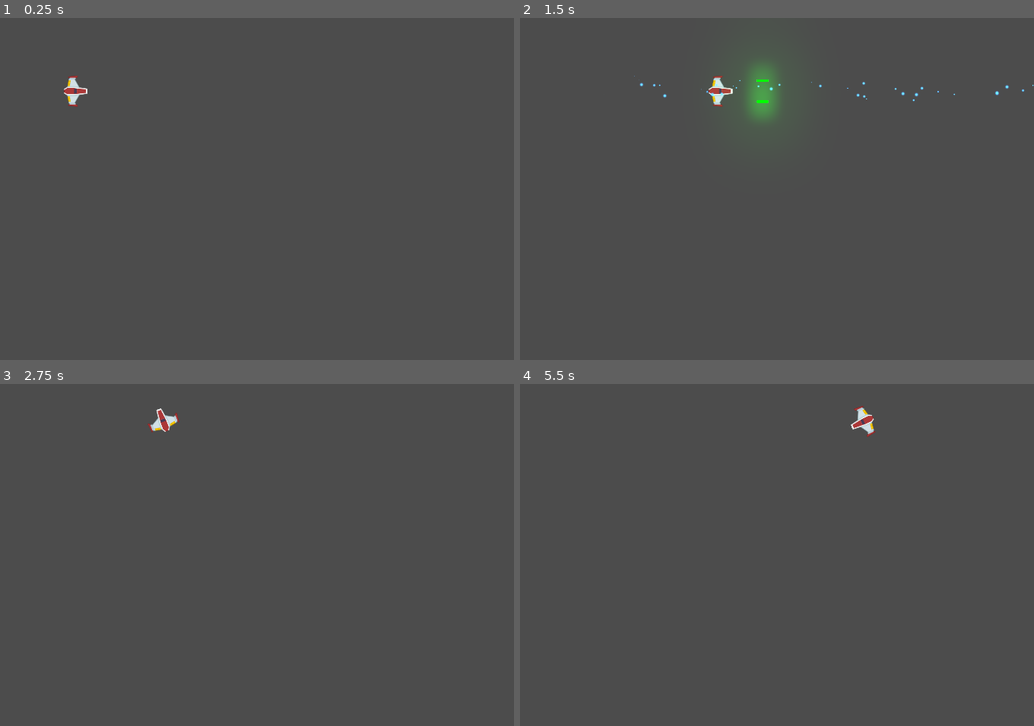
Above: before the commit, frames 1-4 (two rows, left to right).
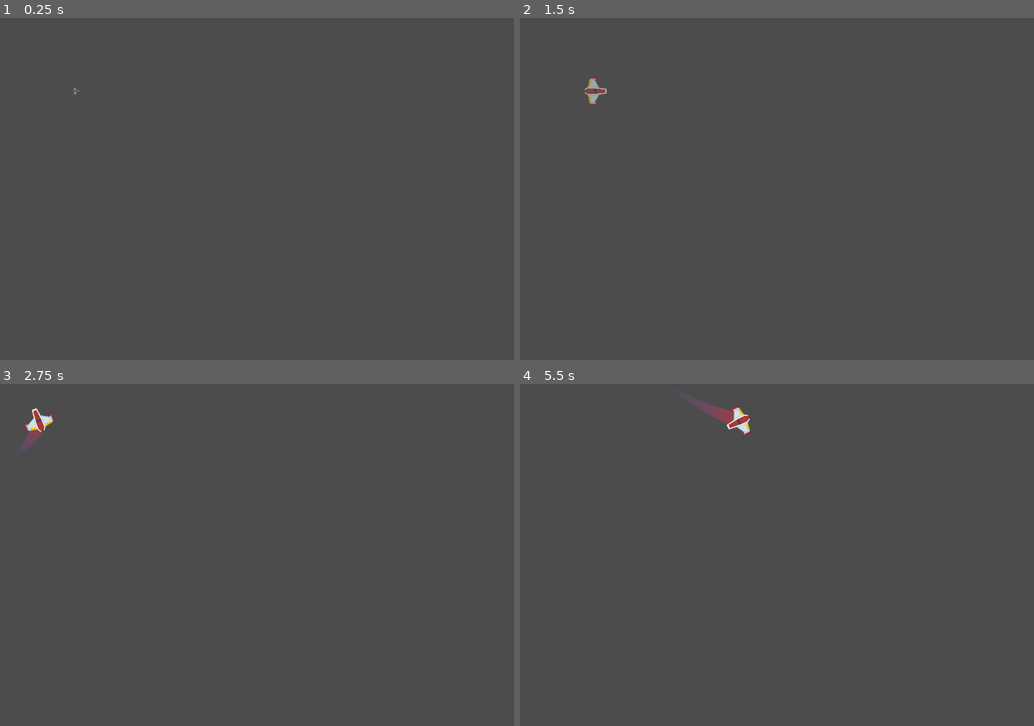
Above: after the commit, the same moments.

Repository: Matias-Barboza/Meteoritos_PixelLab_Nivel3
Game: Godot game, scene res://Juego/Niveles/NivelTest.tscn
Same seed, same stepped clock (60 frames per second), same inputs: the game is played once before the commit and once after it. The project has no main scene, so this scene is started directly.
Inputs (mouse positions are in pixels of both pictures, inside the frame that each line leads up to):
- Up to frame 1 (0.25 s): no input
- Up to frame 2 (1.5 s): move the mouse to (864, 171) at 0.52 s; hold W (mover_adelante) 0.53-1.28 s; hold Right mouse button (disparo_laser) 0.53-1.28 s; move the mouse to (607, 206) at 1.27 s; hold S (mover_atras) from 1.28 s (still down); click (607, 206) at 1.35 s
- Up to frame 3 (2.75 s): move the mouse to (272, 479) at 2.02 s; release S (mover_atras) at 2.03 s; hold W (mover_adelante) from 2.03 s (still down); hold D (rotar_antihorario) from 2.03 s (still down)
- Up to frame 4 (5.5 s): move the mouse to (699, 623) at 2.77 s; release D (rotar_antihorario) at 2.78 s; tap A (rotar_horario) at 2.85 s; tap Enter at 3.5, 5 s; move the mouse to (910, 606) at 3.52 s; release W (mover_adelante) at 3.53 s; hold Right mouse button (disparo_laser) 3.53-4.28 s; hold S (mover_atras) from 3.53 s (still down); tap Space at 4.25 s; move the mouse to (545, 503) at 4.27 s; click (545, 503) at 4.35 s; move the mouse to (761, 555) at 5.02 s; hold D (rotar_antihorario) from 5.03 s (still down)

The runs differ from the first frame. In frame 1, 0.2% of the frame differs, in the area x 12-18%, y 16-26%; in frame 2, 1.6%, in the area x 12-100%, y 12-31%; in frame 3, 0.5%; in frame 4, 0.6%.

Commit message:
Animaciones default y spawn

Diff:
--- /dev/null
+++ b/Juego/Naves/Player/Motor/SFXMotor.gd
@@ -0,0 +1,41 @@
+class_name Motor
+extends AudioStreamPlayer2D
+
+
+export var tiempo_transicion : float = 0.7
+export var volumen_apagado : float = -30.0
+
+
+var volumen_original : float
+
+
+onready var tween_sonido : Tween = $Tween
+
+
+func _ready() -> void:
+	volumen_original = volume_db
+	volume_db = volumen_apagado
+
+
+func sonido_on():
+	if not playing:
+		play()
+
+	efecto_transicion(volume_db, volumen_original)
+
+
+func sonido_off():
+	efecto_transicion(volume_db, volumen_apagado)
+
+
+func efecto_transicion(desde_vol : float, hasta_vol : float) -> void:
+	tween_sonido.interpolate_property(
+		self,
+		"volume_db",
+		desde_vol,
+		hasta_vol,
+		tiempo_transicion,
+		Tween.TRANS_LINEAR,
+		Tween.EASE_OUT_IN
+	)
+	tween_sonido.start()
--- /dev/null
+++ b/Juego/Naves/Player/Motor/SFXMotor.tscn
@@ -0,0 +1,11 @@
+[gd_scene load_steps=3 format=2]
+
+[ext_resource path="res://Juego/Naves/Player/Motor/motor.ogg" type="AudioStream" id=1]
+[ext_resource path="res://Juego/Naves/Player/Motor/SFXMotor.gd" type="Script" id=2]
+
+[node name="SFXMotor" type="AudioStreamPlayer2D"]
+stream = ExtResource( 1 )
+volume_db = -12.0
+script = ExtResource( 2 )
+
+[node name="Tween" type="Tween" parent="."]
--- a/Juego/Naves/Player/Player.gd
+++ b/Juego/Naves/Player/Player.gd
@@ -1,20 +1,38 @@
 class_name Player
 extends RigidBody2D
+
+
+enum ESTADO {
+	SPAWNEANDO,
+	VIVO,
+	INVULNERABLE,
+	MUERTO
+}
 
 
 #Atributos como export
 export var potencia_motor : int = 30
 export var potencia_rotacion : int = 270
+export var estela_maxima : int = 150
 
 #Atributos
 var empuje : Vector2 = Vector2.ZERO
 var dir_rotacion : int = 0
+var estado_actual  : int = ESTADO.SPAWNEANDO
+
 
 #Atributos onready
 onready var canion : Canion = $Canion
 onready var rayo_laser : RayoLaser = $LaserBeam2D
+onready var estela : Estela = $PuntoInicioEstela/Trail2D
+onready var sfx_motor : AudioStreamPlayer2D = $SFXMotor
+onready var colisionador : CollisionShape2D = $CollisionShape2D
 
 # Métodos
+func _ready() -> void:
+	controlador_estados(estado_actual)
+
+
 func _integrate_forces(state: Physics2DDirectBodyState) -> void:
 
 	apply_central_impulse(empuje.rotated(rotation))
@@ -23,8 +41,31 @@
 
 func _process(delta: float) -> void:
 
+	if not esta_input_activo():
+		return
+
 	player_input()
 
+
+func controlador_estados(nuevo_estado : int) -> void:
+
+	match nuevo_estado:
+		ESTADO.SPAWNEANDO:
+			colisionador.set_deferred("disabled", true)
+			canion.set_puede_disparar(false)
+		ESTADO.VIVO:
+			colisionador.set_deferred("disabled", false)
+			canion.set_puede_disparar(true)
+		ESTADO.INVULNERABLE:
+			colisionador.set_deferred("disabled", true)
+		ESTADO.MUERTO:
+			colisionador.set_deferred("disabled", true)
+			canion.set_puede_disparar(false)
+			queue_free()
+		_:
+			printerr("Error de estado")
+
+	estado_actual = nuevo_estado
 
 func player_input() -> void:
 
@@ -51,7 +92,17 @@
 		canion.set_esta_disparando(false)
 
 
+func esta_input_activo() -> bool:
+
+	if estado_actual in [ESTADO.SPAWNEANDO, ESTADO.MUERTO]:
+		return false
+
+	return true
+
 func _unhandled_input(event: InputEvent) -> void:
+
+	if not esta_input_activo():
+		return
 
 	#Disparo rayo laser
 	if event.is_action_pressed("disparo_laser"):
@@ -59,3 +110,19 @@
 
 	if event.is_action_released("disparo_laser"):
 		rayo_laser.set_is_casting(false)
+
+	#Activado estela
+	if event.is_action_pressed("mover_adelante"):
+		estela.set_max_points(estela_maxima)
+		sfx_motor.sonido_on()
+	elif event.is_action_pressed("mover_atras"):
+		estela.set_max_points(0)
+		sfx_motor.sonido_on()
+
+	if event.is_action_released("mover_adelante") or event.is_action_released("mover_atras"):
+		sfx_motor.sonido_off()
+
+
+func _on_AnimationPlayer_animation_finished(anim_name: String) -> void:
+	if anim_name == "spawn":
+		controlador_estados(ESTADO.VIVO)
--- a/Juego/Naves/Player/Player.tscn
+++ b/Juego/Naves/Player/Player.tscn
@@ -1,13 +1,59 @@
-[gd_scene load_steps=7 format=2]
+[gd_scene load_steps=11 format=2]
 
 [ext_resource path="res://Juego/Naves/Player/player_ship.png" type="Texture" id=1]
 [ext_resource path="res://Juego/Naves/Player/MaterialFisico.tres" type="PhysicsMaterial" id=2]
 [ext_resource path="res://Juego/Naves/Player/Player.gd" type="Script" id=3]
 [ext_resource path="res://Juego/Proyectiles/Canion.tscn" type="PackedScene" id=4]
 [ext_resource path="res://Juego/Proyectiles/Láser/LaserBeam2D.tscn" type="PackedScene" id=5]
+[ext_resource path="res://Juego/Naves/Player/Trail/Trail2D.tscn" type="PackedScene" id=6]
+[ext_resource path="res://Juego/Naves/Player/Motor/SFXMotor.tscn" type="PackedScene" id=7]
 
 [sub_resource type="CircleShape2D" id=1]
 radius = 36.0555
+
+[sub_resource type="Animation" id=2]
+resource_name = "default"
+length = 0.001
+tracks/0/type = "value"
+tracks/0/path = NodePath("Sprite:scale")
+tracks/0/interp = 1
+tracks/0/loop_wrap = true
+tracks/0/imported = false
+tracks/0/enabled = true
+tracks/0/keys = {
+"times": PoolRealArray( 0 ),
+"transitions": PoolRealArray( 1 ),
+"update": 0,
+"values": [ Vector2( 1, 1 ) ]
+}
+
+[sub_resource type="Animation" id=3]
+resource_name = "spawn"
+length = 1.6
+tracks/0/type = "value"
+tracks/0/path = NodePath("Sprite:scale")
+tracks/0/interp = 1
+tracks/0/loop_wrap = true
+tracks/0/imported = false
+tracks/0/enabled = true
+tracks/0/keys = {
+"times": PoolRealArray( 0, 1, 1.3, 1.6 ),
+"transitions": PoolRealArray( 1, 1, 1, 1 ),
+"update": 0,
+"values": [ Vector2( 0, 0 ), Vector2( 1, 1 ), Vector2( 0.8, 0.8 ), Vector2( 1, 1 ) ]
+}
+tracks/1/type = "value"
+tracks/1/path = NodePath("Sprite:self_modulate")
+tracks/1/interp = 1
+tracks/1/loop_wrap = true
+tracks/1/imported = false
+tracks/1/enabled = true
+tracks/1/keys = {
+"times": PoolRealArray( 0, 0.2, 0.4, 0.6, 0.8, 1, 1.2, 1.4, 1.6 ),
+"transitions": PoolRealArray( 1, 1, 1, 1, 1, 1, 1, 1, 1 ),
+"update": 0,
+"values": [ Color( 1, 1, 1, 1 ), Color( 1, 1, 1, 0.215686 ), Color( 1, 1, 1, 1 ), Color( 1, 1, 1, 0.215686 ), Color( 1, 1, 1, 1 ), Color( 1, 1, 1, 0.215686 ), Color( 1, 1, 1, 1 ), Color( 1, 1, 1, 0.215686 ), Color( 1, 1, 1, 1 ) ]
+}
 
 [node name="Player" type="RigidBody2D"]
 z_index = 50
@@ -40,4 +86,24 @@
 [node name="LaserBeam2D" parent="." instance=ExtResource( 5 )]
 position = Vector2( 40, 0 )
 
+[node name="PuntoInicioEstela" type="Position2D" parent="."]
+position = Vector2( -9, 0 )
+
+[node name="Trail2D" parent="PuntoInicioEstela" instance=ExtResource( 6 )]
+points = PoolVector2Array( 0, 0, 60, 0 )
+width = 50.0
+is_emitting = true
+lifetime = 0.6
+max_points = 150
+target_path = NodePath("..")
+
+[node name="SFXMotor" parent="." instance=ExtResource( 7 )]
+
+[node name="AnimationPlayer" type="AnimationPlayer" parent="."]
+autoplay = "spawn"
+anims/default = SubResource( 2 )
+anims/spawn = SubResource( 3 )
+
+[connection signal="animation_finished" from="AnimationPlayer" to="." method="_on_AnimationPlayer_animation_finished"]
+
 [editable path="Canion"]
--- /dev/null
+++ b/Juego/Naves/Player/Trail/Trail2D.gd
@@ -0,0 +1,114 @@
+# Draws a 2D trail using Godot's `Line2D`.
+#
+# Instantiate `Trail2D` as a child of a moving node to use it. To control the color, width curve,
+# texture, or trail width, use parameters from the `Line2D` class.
+tool
+
+class_name Estela
+extends Line2D
+
+export var is_emitting := false setget set_emitting
+
+# Distance in pixels between vertices. A higher resolution leads to more details.
+export var resolution := 5.0
+# Life of each point in seconds before it is deleted.
+export var lifetime := 0.5
+# Maximum number of points allowed on the curve.
+export var max_points := 100 setget set_max_points
+
+# Optional path to the target node to follow. If not set, the instance follows its parent.
+export var target_path: NodePath
+
+var _points_creation_time := []
+var _last_point := Vector2.ZERO
+var _clock := 0.0
+var _offset := 0.0
+
+onready var target: Node2D = get_node_or_null(target_path)
+
+
+func _ready() -> void:
+	if not target:
+		target = get_parent() as Node2D
+
+	if Engine.editor_hint:
+		set_process(false)
+		return
+
+	_offset = position.length()
+	set_as_toplevel(true)
+	clear_points()
+	position = Vector2.ZERO
+	_last_point = to_local(target.global_position) + calculate_offset()
+
+
+func _get_configuration_warning() -> String:
+	var warning := "Missing Target node: assign a Node that extends Node2D in the Target Path or make the Trail a child of a parent that extends Node2D"
+	if target:
+		warning = ""
+	return warning
+
+
+func _process(delta: float) -> void:
+	_clock += delta
+	remove_older()
+
+	if not is_emitting:
+		return
+
+	# Adding new points if necessary.
+	var desired_point := to_local(target.global_position)
+	var distance: float = _last_point.distance_to(desired_point)
+	if distance > resolution:
+		add_timed_point(desired_point, _clock)
+
+
+# Creates a new point and stores its creation time.
+func add_timed_point(point: Vector2, time: float) -> void:
+	add_point(point + calculate_offset())
+	_points_creation_time.append(time)
+	_last_point = point
+	if get_point_count() > max_points:
+		remove_first_point()
+
+
+# Calculates the offset of the trail from its target.
+func calculate_offset() -> Vector2:
+	return - 1.0 * polar2cartesian(1.0, target.rotation).rotated(- PI / 2) * _offset
+
+
+# Removes the first point in the line and the corresponding time.
+func remove_first_point() -> void:
+	if get_point_count() > 1:
+		remove_point(0)
+	_points_creation_time.pop_front()
+
+
+# Remove points older than `lifetime`.
+func remove_older() -> void:
+	for creation_time in _points_creation_time:
+		var delta = _clock - creation_time
+		if delta > lifetime:
+			remove_first_point()
+		# Points in `_points_creation_time` are ordered from oldest to newest so as soon as a point
+		# isn't older than `lifetime`, we know all remaining points should stay as well.
+		else:
+			break
+
+
+func set_emitting(emitting: bool) -> void:
+	is_emitting = emitting
+	if Engine.editor_hint:
+		return
+
+	if not is_inside_tree():
+		yield(self, "ready")
+
+	if is_emitting:
+		clear_points()
+		_points_creation_time.clear()
+		_last_point = to_local(target.global_position) + calculate_offset()
+
+
+func set_max_points(points : int) -> void:
+	max_points = points
--- /dev/null
+++ b/Juego/Naves/Player/Trail/Trail2D.tscn
@@ -0,0 +1,17 @@
+[gd_scene load_steps=4 format=2]
+
+[ext_resource path="res://Juego/Naves/Player/Trail/Trail2D.gd" type="Script" id=1]
+
+[sub_resource type="Curve" id=1]
+_data = [ Vector2( 0, 0 ), 0.0, 1.0, 0, 1, Vector2( 1, 1 ), 1.0, 0.0, 1, 0 ]
+
+[sub_resource type="Gradient" id=2]
+colors = PoolColorArray( 0.294118, 0.356863, 0.670588, 0, 0.67451, 0.223529, 0.223529, 1 )
+
+[node name="Trail2D" type="Line2D"]
+points = PoolVector2Array( 0, 0, 32, 0 )
+width_curve = SubResource( 1 )
+default_color = Color( 1, 1, 1, 1 )
+gradient = SubResource( 2 )
+joint_mode = 2
+script = ExtResource( 1 )
--- a/Juego/Proyectiles/Canion.gd
+++ b/Juego/Proyectiles/Canion.gd
@@ -14,6 +14,7 @@
 onready var esta_disparando : bool = false setget set_esta_disparando
 
 var puntos_disparo : Array = []
+var puede_disparar : bool = false setget set_puede_disparar
 
 func _ready() -> void:
 	almacenar_puntos_disparo()
@@ -52,5 +53,9 @@
 	esta_disparando = disparando
 
 
+func set_puede_disparar(estado_disparar : bool) -> void:
+	puede_disparar = estado_disparar
+
+
 func _on_TimerEnfriamiento_timeout() -> void:
 	esta_enfriado = true
--- a/project.godot
+++ b/project.godot
@@ -13,6 +13,16 @@
 "class": "Canion",
 "language": "GDScript",
 "path": "res://Juego/Proyectiles/Canion.gd"
+}, {
+"base": "Line2D",
+"class": "Estela",
+"language": "GDScript",
+"path": "res://Juego/Naves/Player/Trail/Trail2D.gd"
+}, {
+"base": "AudioStreamPlayer2D",
+"class": "Motor",
+"language": "GDScript",
+"path": "res://Juego/Naves/Player/Motor/SFXMotor.gd"
 }, {
 "base": "Node2D",
 "class": "Nivel",
@@ -36,6 +46,8 @@
 } ]
 _global_script_class_icons={
 "Canion": "",
+"Estela": "",
+"Motor": "",
 "Nivel": "",
 "Player": "",
 "Proyectil": "",
Not shown, added: Juego/Naves/Player/Motor/motor.ogg.import
Not shown, added: Juego/Naves/Player/Motor/motor.ogg
